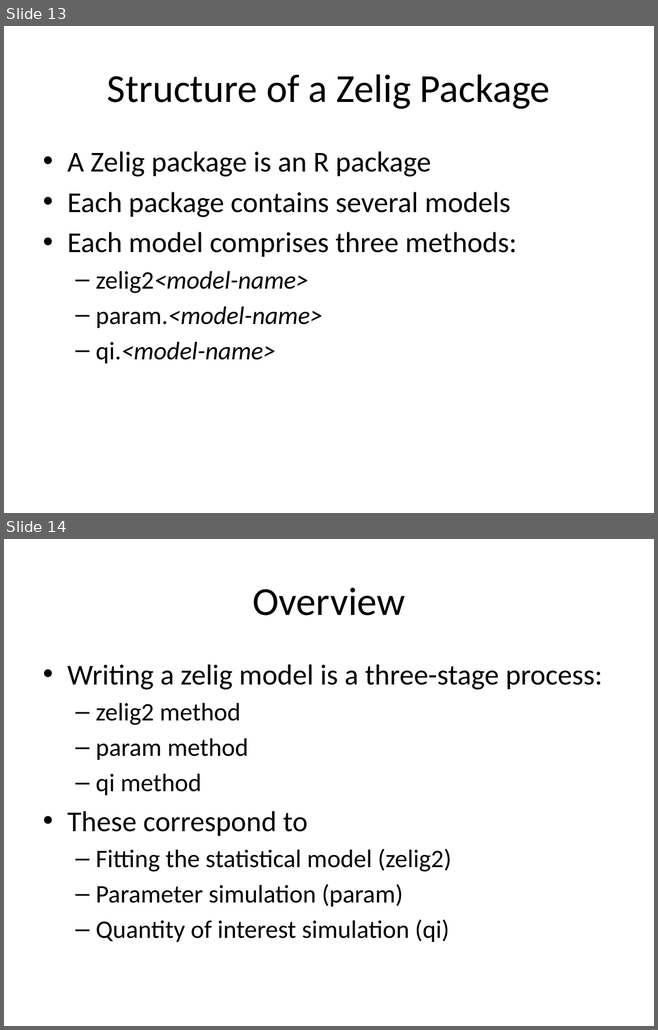
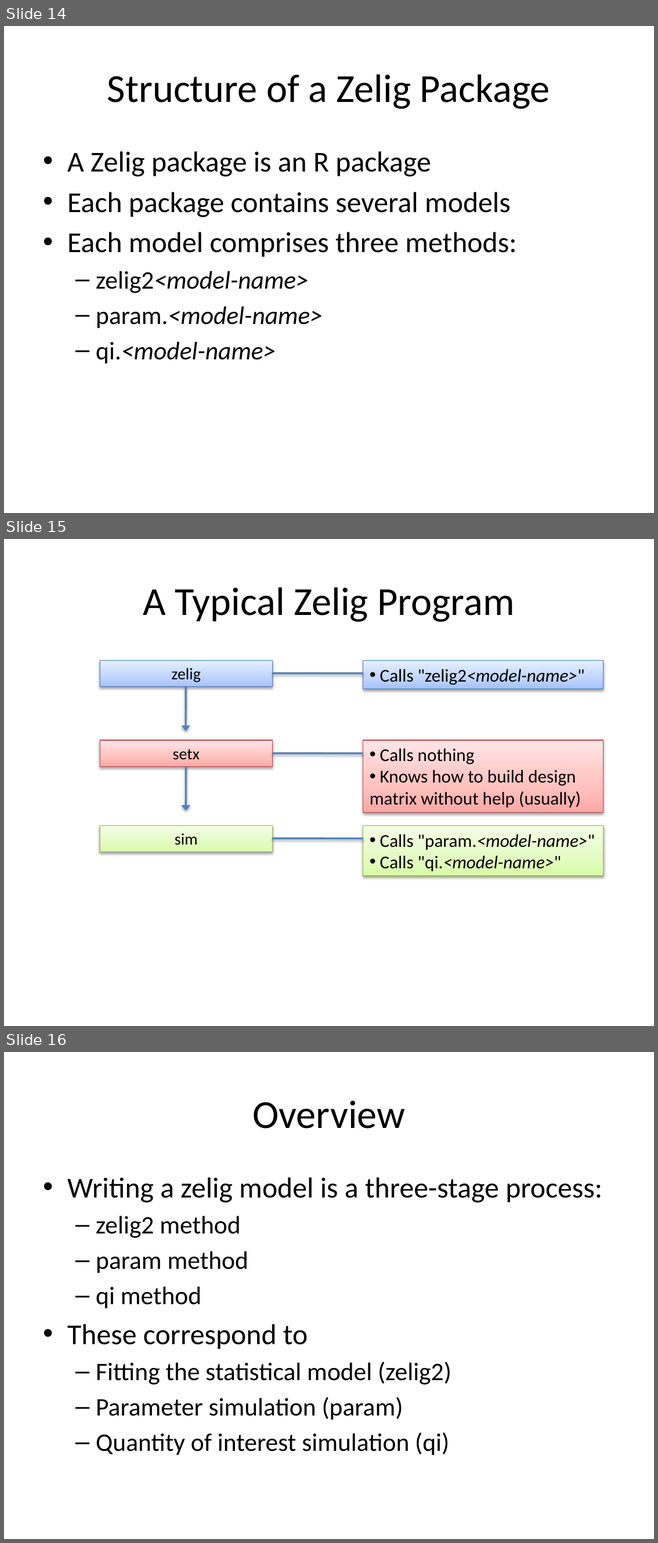
Before and after one commit to IQSS/Zelig4-Documentation, a slide deck: January-Class/Zelig_1_regressions.pptx. Shown one above the other, each under a label of ours: slides 13 and 14 before the commit, slides 14, 15 and 16 after it. The pictures are 658x1030 and 658x1543 pixels, drawn with LibreOffice and Linux fonts; fonts in the diff are those of the drawing. Boxes give left, top, right and bottom in pixels: in the first picture for what was removed or moved away, otherwise in the second. Text is boxed around its words. In the diff, an @@ line names an element or a change of style, - is before the commit and + after.

```diff
--- a/January-Class/Zelig_1_regressions.pptx
+++ b/January-Class/Zelig_1_regressions.pptx
@@ slide 15 added at (4,539,654,1026), background #FFFFFF @@
@@ title added at (143,587,514,622), 44 pt, text #000000 @@
+A Typical Zelig Program
@@ rectangle added at (100,660,273,686), fill gradient #A4C4FF to #BFD4FF to #E6EEFF, outline #4B7EBC 0.75 pt, 18 pt, text #000000 @@
+zelig
@@ rectangle added at (363,660,603,689), fill gradient #A4C4FF to #BFD4FF to #E6EEFF, outline #4B7EBC 0.75 pt, 20 pt, text #000000 @@
+• Calls "zelig2<model-name>"
@@ line added from (273, 674) to (363, 674), #4F81BD 2 pt @@
@@ arrow added from (186, 686) to (186, 732), #4F81BD 2 pt @@
@@ rectangle added at (100,740,273,766), fill gradient #FFA6A5 to #FFC0BF to #FFE7E7, outline #BF4C48 0.75 pt, 18 pt, text #000000 @@
+setx
@@ rectangle added at (363,740,603,813), fill gradient #FFA6A5 to #FFC0BF to #FFE7E7, outline #BF4C48 0.75 pt, 20 pt, text #000000 @@
+• Calls nothing
+• Knows how to build design matrix without help (usually)
@@ line added from (273, 754) to (363, 754), #4F81BD 2 pt @@
@@ arrow added from (186, 766) to (186, 810), #4F81BD 2 pt @@
@@ rectangle added at (100,826,273,852), fill gradient #DAFDA7 to #E4FCC2 to #F5FFE7, outline #98B955 0.75 pt, 18 pt, text #000000 @@
+sim
@@ rectangle added at (363,826,603,875), fill gradient #DAFDA7 to #E4FCC2 to #F5FFE7, outline #98B955 0.75 pt, 20 pt, text #000000, italic @@
+• Calls "param.<model-name>"
+• Calls "qi.<model-name>"
@@ line added from (273, 838) to (363, 838), #4F81BD 2 pt @@
@@ what was slide 13 is now slide 14 @@
@@ what was slide 14 is now slide 16 @@
```
Also in this commit, not shown: 2 slides changed, 6 other slides added.
